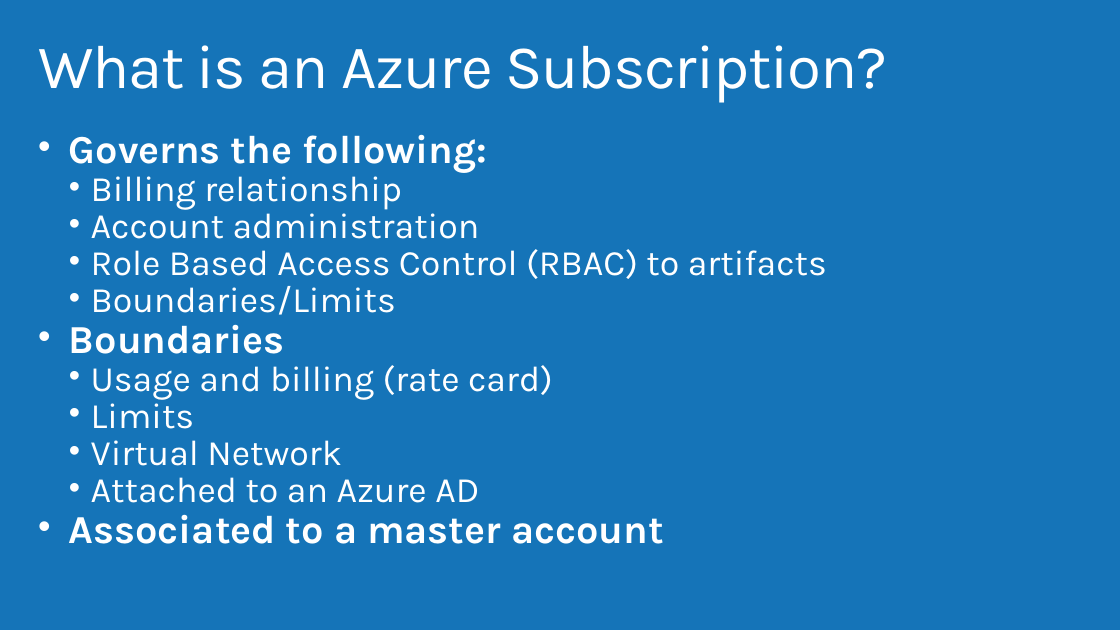
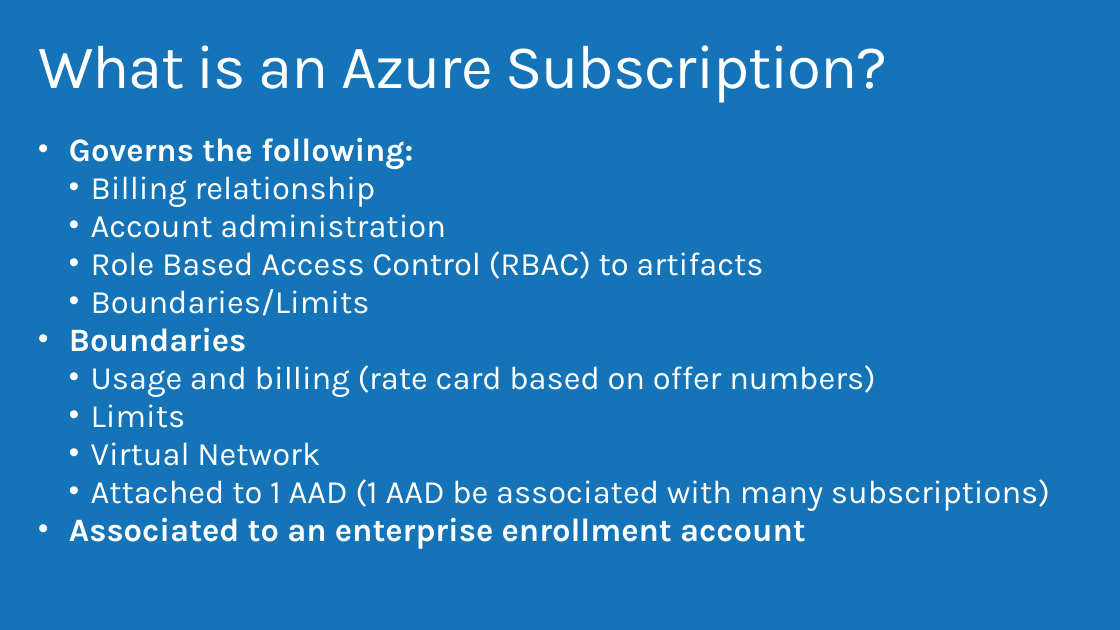
Before and after one commit to AzureCAT-GSI/Designing-and-Managing-Azure-Subscriptions, a slide deck: slide 4 of Designing and Managing Azure Subscriptions.pptx (slide 7 before the commit). Drawn at 1120x630 pixels with LibreOffice and Linux fonts; fonts in the diff are those of the drawing; background and template pictures are left out. Boxes give left, top, right and bottom in pixels: in the first picture for what was removed or moved away, otherwise in the second. Text is boxed around its words. In the diff, an @@ line names an element or a change of style, - is before the commit and + after.

Commit message:
Updates based on content team review
Closes #7 #3

```diff
--- a/Designing and Managing Azure Subscriptions.pptx
+++ b/Designing and Managing Azure Subscriptions.pptx
@@ text at (69,137,763,466): size 34 to 28 pt in "Governs the following:", "Boundaries"; size 30.6 to 28 pt in "Billing relationship", "Account administration", "Role Based Access Control (RBAC) to artifacts", "Boundaries/Limits" and 2 more places; line spacing 0.7 to 0.8; less space between paragraphs @@
@@ text at (91,365,876,397): text changed; size 30.6 to 28 pt @@
-  • Usage and billing (rate card)
+  • Usage and billing (rate card based on offer numbers)
@@ text at (69,479,1050,549): text changed; size 34 to 28 pt; bold off @@
-  • Attached to an Azure AD
-• Associated to a master account
+  • Attached to 1 AAD (1 AAD be associated with many subscriptions)
+• Associated to an enterprise enrollment account
```
Also in this commit, not shown: 20 other slides changed, 1 slide added, 6 slides removed.
